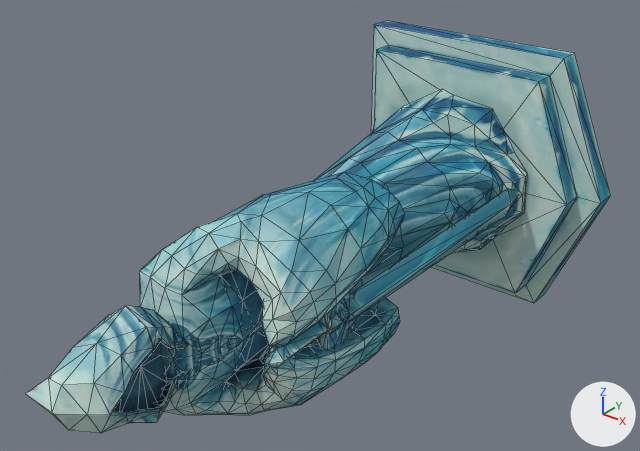
Renders of the OBJ model sceneobjs/huodong_fuben_660/huodong_fuben_660_diaosu.obj from each side of a commit.
Before and after are seen from a 50 mm lens placed at (284.0, -553.0, 243.0), pointed at (-9.0, -187.0, 17.0). Lighting does not change. The marker at lower right points along +X, +Y and +Z. Mesh edges are drawn as thin lines. Where no turn or scale is listed for an object, it has been applied to the vertices. Vertices at the same position are counted once.

Names of what the first picture shows: 'huodong_fuben_660_diaosu'.
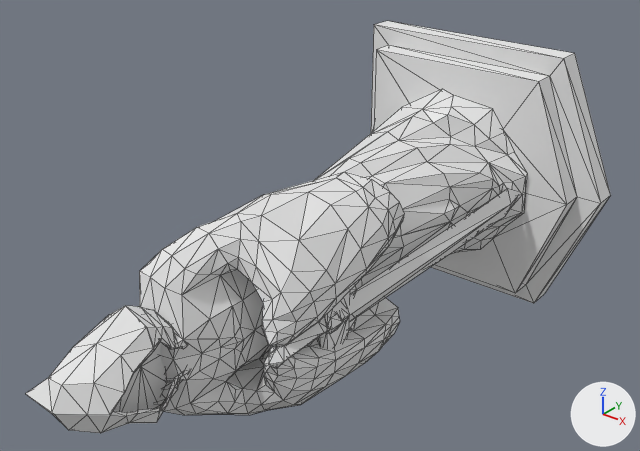
Diff of the bpy script that builds the scene:
```diff
--- a/sceneobjs/huodong_fuben_660/huodong_fuben_660_diaosu.obj.py
+++ b/sceneobjs/huodong_fuben_660/huodong_fuben_660_diaosu.obj.py
@@ mat_material_3_1 @@
+mat_material_3_1 = principled_material('material_3')
+mat_material_3_1.base_color = (0.8, 0.8, 0.8)  # white #e7e7e7
+mat_material_3_1.roughness = 1.0
@@ mat_material_1_1 @@
+mat_material_1_1 = principled_material('material_1')
+mat_material_1_1.base_color = (0.8, 0.8, 0.8)  # white #e7e7e7
+mat_material_1_1.roughness = 1.0
@@ mat_material_2_1 @@
+mat_material_2_1 = principled_material('material_2')
+mat_material_2_1.base_color = (0.8, 0.8, 0.8)  # white #e7e7e7
+mat_material_2_1.roughness = 1.0
@@ me_huodong_fuben_660_diaosu @@
 me_huodong_fuben_660_diaosu.from_pydata(...)  # 753 vertices, 1348 faces; spans x -94.0..94.0, y -381.0..0.0, z -91.0..91.0
 # used by ob_huodong_fuben_660_diaosu; location = (0.0, 0.0, 0.0)
+# me_huodong_fuben_660_diaosu part 1: all 438 faces that had it switch from mat_material_2 (picture img_huodong_fuben_660_diaosu_02_png) to mat_material_2_1 (white #e7e7e7)
+# me_huodong_fuben_660_diaosu part 2: all 44 faces that had it switch from mat_material_3 (picture img_huodong_fuben_660_diaosu_03_png) to mat_material_3_1 (white #e7e7e7)
+# me_huodong_fuben_660_diaosu part 3: all 866 faces that had it switch from mat_material_1 (picture img_huodong_fuben_660_diaosu_01_png) to mat_material_1_1 (white #e7e7e7)
```

Pixel boxes (x1, y1, x2, y2) of what changed, in the pictures (640 x 451 px):
part 1 of me_huodong_fuben_660_diaosu, recoloured
    both: (26, 45, 577, 433)
part 2 of me_huodong_fuben_660_diaosu, recoloured (cyan to grey)
    both: (328, 188, 518, 326)
part 3 of me_huodong_fuben_660_diaosu, recoloured (cyan to grey)
    both: (139, 21, 611, 415)
